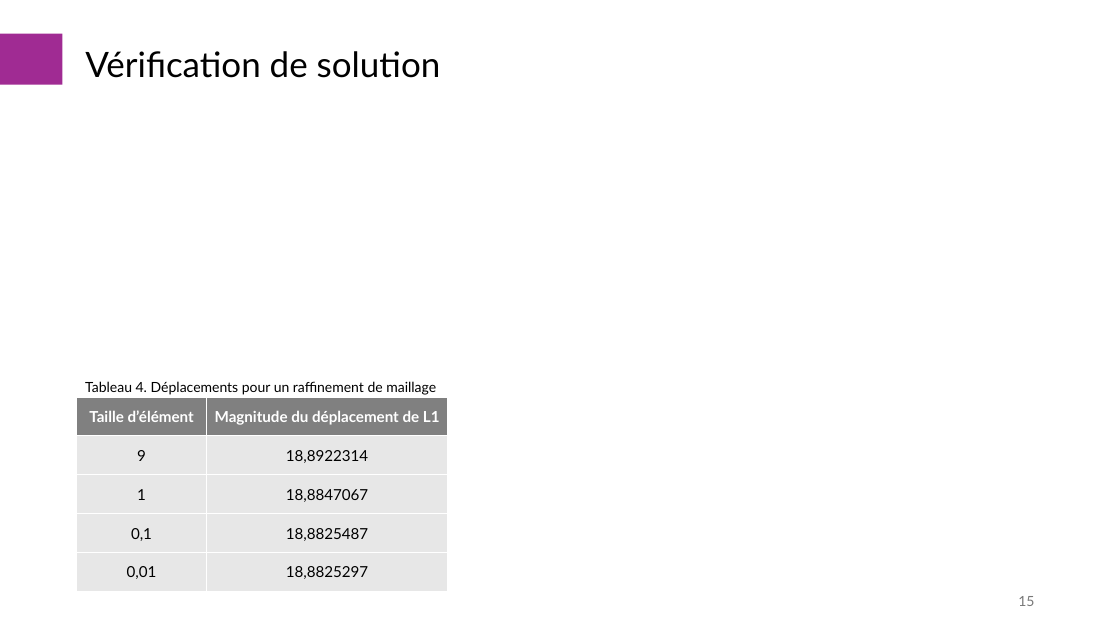
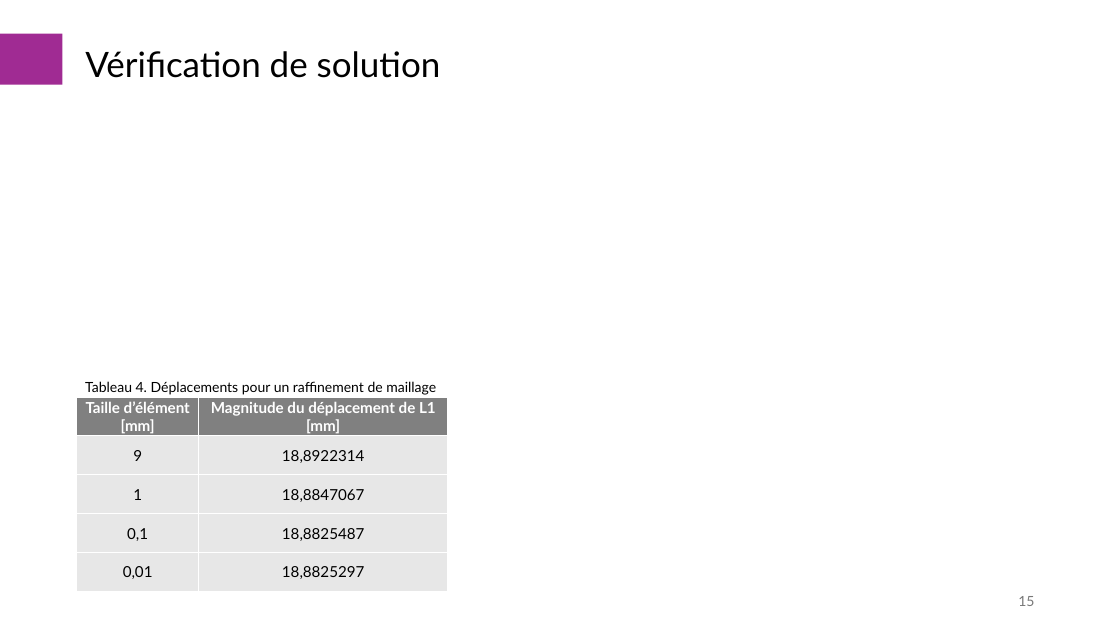
Before and after one commit to AcileSf/MEC8211ProjetFinal, a slide deck: slide 15 of Rapport_Projet_V1.pptx. Drawn at 1120x630 pixels with LibreOffice and Linux fonts; fonts in the diff are those of the drawing; grey boxes stand for pictures. Boxes give left, top, right and bottom in pixels: in the first picture for what was removed or moved away, otherwise in the second. Text is boxed around its words. In the diff, an @@ line names an element or a change of style, - is before the commit and + after.

```diff
--- a/Rapport_Projet_V1.pptx
+++ b/Rapport_Projet_V1.pptx
@@ table at [77,397,448,592] @@
-row 1, column 1: Taille d’élément
+row 1, column 1: Taille d’élément [mm]
-row 1, column 2: Magnitude du déplacement de L1
+row 1, column 2: Magnitude du déplacement de L1 [mm]
```
Also in this commit, not shown: 2 other slides changed, 1 other file.
